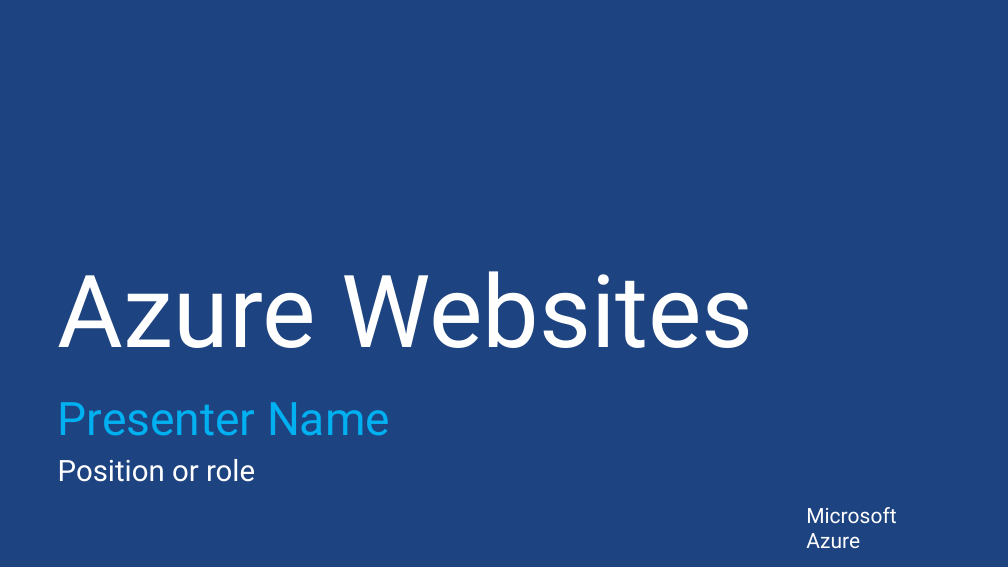
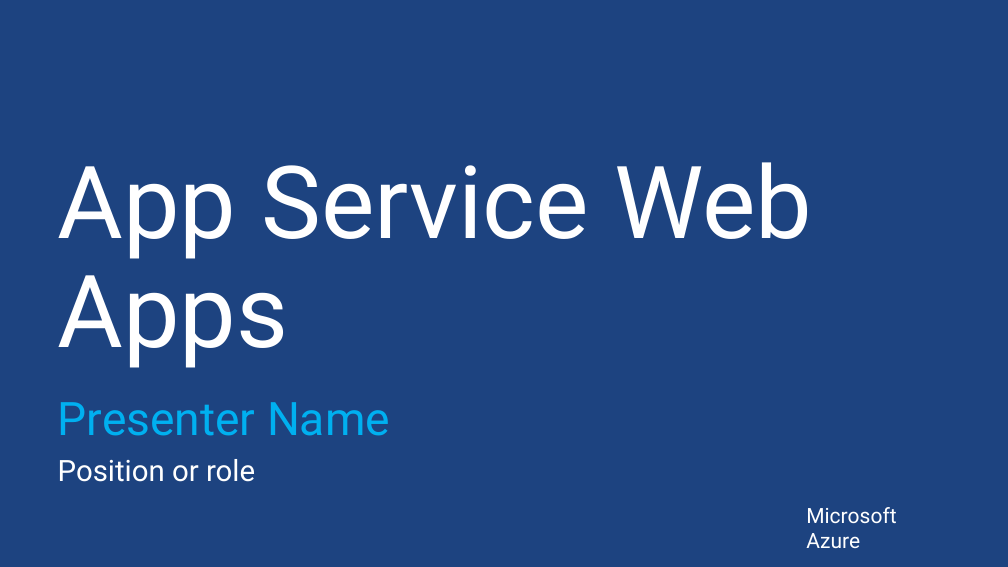
Before and after one commit to sack212/BasicAzureCamp, a slide deck: slide 1 of Presentation/Web/Web.pptx. Drawn at 1008x567 pixels with LibreOffice and Linux fonts; fonts in the diff are those of the drawing; background and template pictures are left out. Boxes give left, top, right and bottom in pixels: in the first picture for what was removed or moved away, otherwise in the second. Text is boxed around its words. In the diff, an @@ line names an element or a change of style, - is before the commit and + after.

```diff
--- a/Presentation/Web/Web.pptx
+++ b/Presentation/Web/Web.pptx
@@ title at (58, 162, 812, 368): text changed @@
-Azure Websites
+App Service Web Apps
```
Also in this commit, not shown: 19 other slides changed, 3 slides removed, 1 other file.
